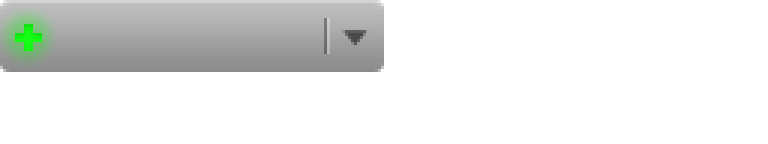
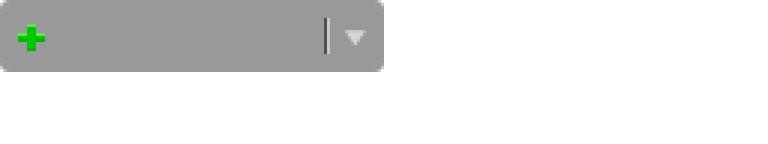
Before/after of a (768, 144) layered artwork. What changed in the layer stack:
removed group "normal" (4th of 4, in "Add Stream") (6 layers) from group "Add Stream" over [0, 0, 384, 72]
added layer "plus edge" (luminosity, 40%) in group "Add Stream" over [18, 24, 45, 51]
hid "plus off", moved it into group "Add Stream", painted on it over [15, 24, 45, 51]
moved "plus on" into group "Add Stream", painted on it over [15, 24, 45, 51]
"line" (2nd of 2, in "Add Stream"): opacity 31% → 48%, moved it into group "Add Stream" over [324, 18, 330, 54]
moved "arrow copy 3" into group "Add Stream", painted on it over [342, 30, 369, 48]
showed "btn_128x24", opacity 100% → 40%, moved it into group "Add Stream", painted on it over [0, 0, 384, 72]
removed layer "btn_128x24_h" from group "normal" over [0, 0, 384, 72]
